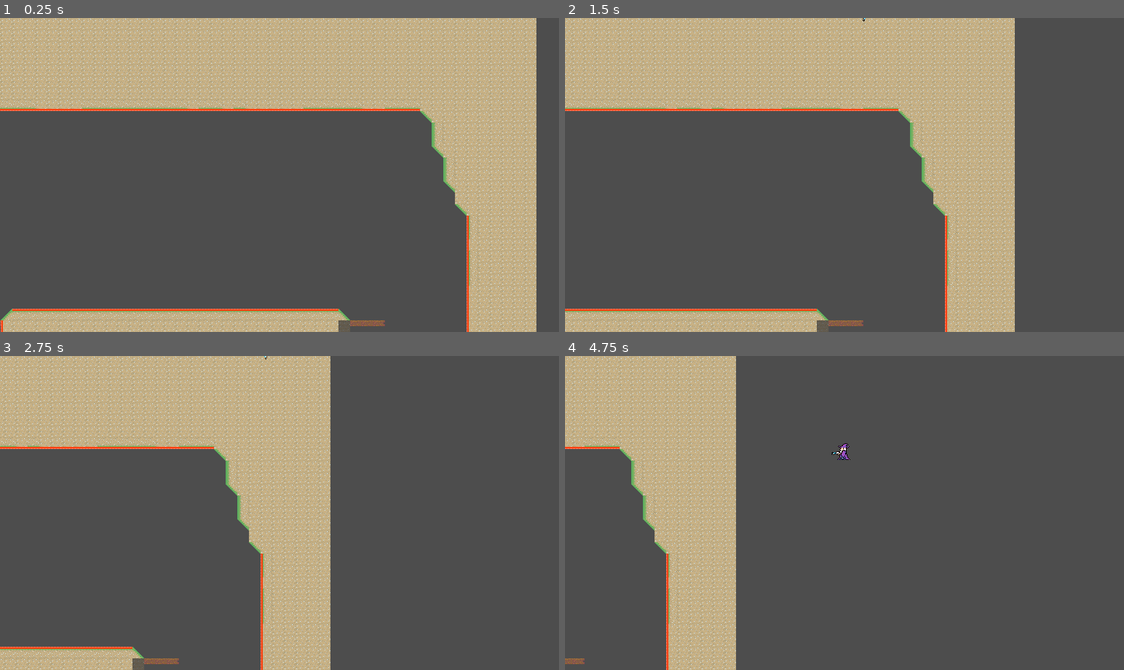
Above: before the commit, frames 1-4 (two rows, left to right).
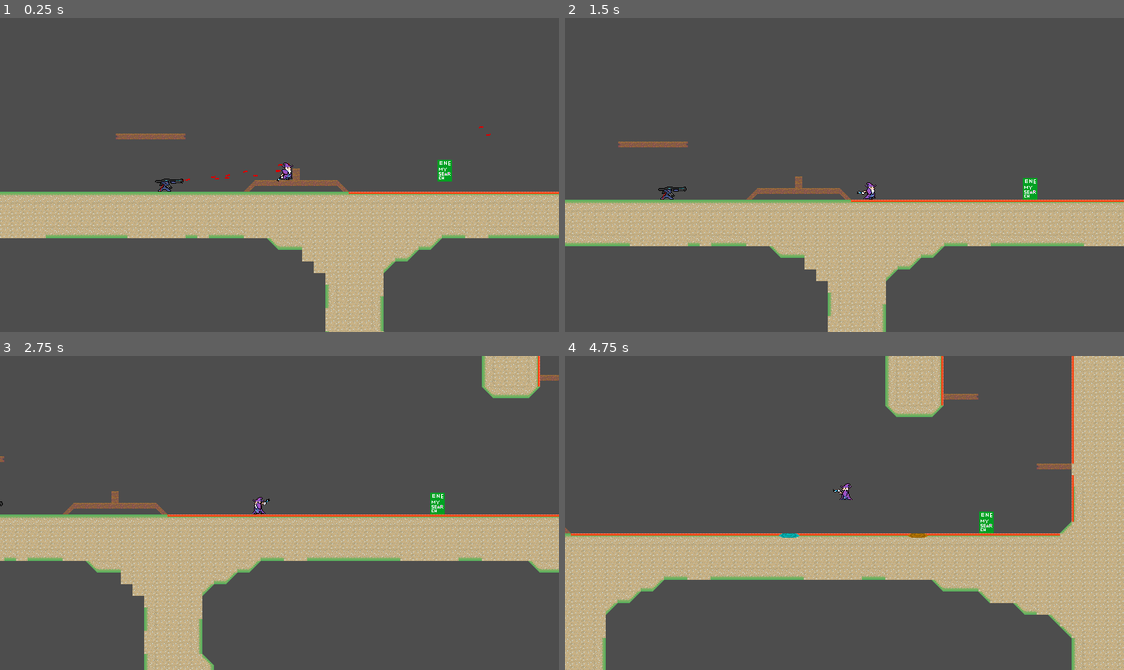
Above: after the commit, the same moments.

Repository: haruo-gabriel/portal2d
Game: Godot game, scene res://levels/test.tscn
The game is run twice, just before and just after one commit, with the same random seed, the same clock (stepped at 60 frames per second) and the same inputs.
Inputs (mouse positions are in pixels of both pictures, inside the frame that each line leads up to):
- Up to frame 1 (0.25 s): no input
- Up to frame 2 (1.5 s): move the mouse to (967, 159) at 0.52 s; hold Shift (crouch) 0.53-1.28 s; hold D (move_right) from 0.53 s (still down); tap Space (jump) at 0.77 s; move the mouse to (732, 190) at 1.27 s; click (732, 190) at 1.35 s
- Up to frame 3 (2.75 s): tap Space (jump) at 1.52 s; move the mouse to (335, 443) at 2.02 s; release D (move_right) at 2.03 s; hold A (move_left) from 2.03 s (still down); right-click (335, 443) at 2.1 s
- Up to frame 4 (4.75 s): move the mouse to (816, 575) at 2.77 s; release A (move_left) at 2.78 s; hold D (move_right) 2.78-4.28 s; tap Shift (crouch) at 2.85 s; tap Space (jump) at 3.02, 3.77, 4.52 s; move the mouse to (1012, 560) at 3.52 s; click (1012, 560) at 3.6 s; move the mouse to (676, 465) at 4.27 s; hold A (move_left) from 4.28 s (still down); right-click (676, 465) at 4.35 s

The runs differ from the first frame. In frame 1, 60% of the frame differs, in the area x 0-100%, y 0-100%; in frame 2, 54%; in frame 3, 48%; in frame 4, 47%.

Commit message:
Making player die out of bounds
you die out of bounds

Diff:
--- a/godot project/characters/player/player.tscn
+++ b/godot project/characters/player/player.tscn
@@ -221,4 +221,4 @@
 [node name="Falling" type="Node" parent="StateMachine"]
 script = ExtResource("31_jnq8s")
 
-[connection signal="died" from="Health" to="." method="player_death"]
+[connection signal="died" from="Health" to="." method="_on_health_died"]
--- a/godot project/characters/player/scripts/player.gd
+++ b/godot project/characters/player/scripts/player.gd
@@ -108,6 +108,33 @@
 
 	return test_speed
 
+func is_in_bounds() -> bool:
+
+	var rect: Rect2i = tile_map.get_used_rect()
+	var tile_size: int = tile_map.rendering_quadrant_size
+
+	var top_left: Vector2i = rect.position * tile_size
+
+	if global_position.x < top_left.x:
+		return false
+
+	if global_position.y < top_left.y:
+		return false
+
+	if global_position.x > top_left.x + rect.size.x * tile_size:
+		return false
+
+	if global_position.y > top_left.y + rect.size.y * tile_size:
+		return false
+
+	return true
+
+func die() -> void:
+
+	Portals.clear()
+
+	get_tree().reload_current_scene()
+
 func _process(_delta: float) -> void:
 
 	direction = Input.get_axis("move_left", "move_right")
@@ -130,6 +157,9 @@
 
 	set_angle()
 
+	if not is_in_bounds():
+		die()
+
 func _physics_process(delta: float) -> void:
 
 	move()
@@ -150,9 +180,5 @@
 
 	laser.queue_free()
 
-
-func player_death():
-
-	Portals.clear()
-
-	get_tree().reload_current_scene()
+func _on_health_died() -> void:
+	die()
--- a/godot project/levels/level_2/level_scene.tscn
+++ b/godot project/levels/level_2/level_scene.tscn
@@ -1,9 +1,10 @@
-[gd_scene load_steps=11 format=3 uid="uid://nejou4ncohws"]
+[gd_scene load_steps=12 format=3 uid="uid://nejou4ncohws"]
 
 [ext_resource type="TileSet" uid="uid://bxf11dynbrbke" path="res://levels/level_1/tile_set.tres" id="1_3su11"]
 [ext_resource type="Script" path="res://levels/level_scene.gd" id="1_8mwy2"]
 [ext_resource type="AudioStream" uid="uid://ddfued18shs8d" path="res://levels/level_1/level1.wav" id="1_rwgve"]
 [ext_resource type="PackedScene" uid="uid://wgnluw24avir" path="res://characters/player/player.tscn" id="2_trbgv"]
+[ext_resource type="Script" path="res://follow_cam.gd" id="3_1me6m"]
 [ext_resource type="PackedScene" uid="uid://b7pirrmmj56br" path="res://characters/turret/turret.tscn" id="3_2m1ke"]
 [ext_resource type="PackedScene" uid="uid://b5pd4lm1s4pue" path="res://levels/level_transition.tscn" id="4_h8n1u"]
 [ext_resource type="PackedScene" uid="uid://byybmlwajwfcr" path="res://characters/moving_enemy/moving_enemy.tscn" id="5_g6sfx"]
@@ -18,8 +19,10 @@
 position = Vector2(0, 0)
 tile_map = NodePath("../TileMap")
 
-[node name="Camera2D" type="Camera2D" parent="Player"]
+[node name="FollowCam" type="Camera2D" parent="Player" node_paths=PackedStringArray("tile_map")]
 position_smoothing_enabled = true
+script = ExtResource("3_1me6m")
+tile_map = NodePath("../../TileMap")
 
 [node name="TileMap" type="TileMap" parent="."]
 tile_set = ExtResource("1_3su11")
--- a/godot project/levels/test.tscn
+++ b/godot project/levels/test.tscn
@@ -23,7 +23,7 @@
 layer_1/tile_data = PackedInt32Array(-2162534, 196608, 1073741827, -2228070, 196608, 1073741827, -2293606, 196608, 1073 …(8189 unchanged characters)…
 
 [node name="Player" parent="." node_paths=PackedStringArray("tile_map") instance=ExtResource("2_qkb2h")]
-position = Vector2(3039, -1350)
+position = Vector2(1870, -365)
 tile_map = NodePath("../TileMap")
 metadata/_edit_group_ = true
 
